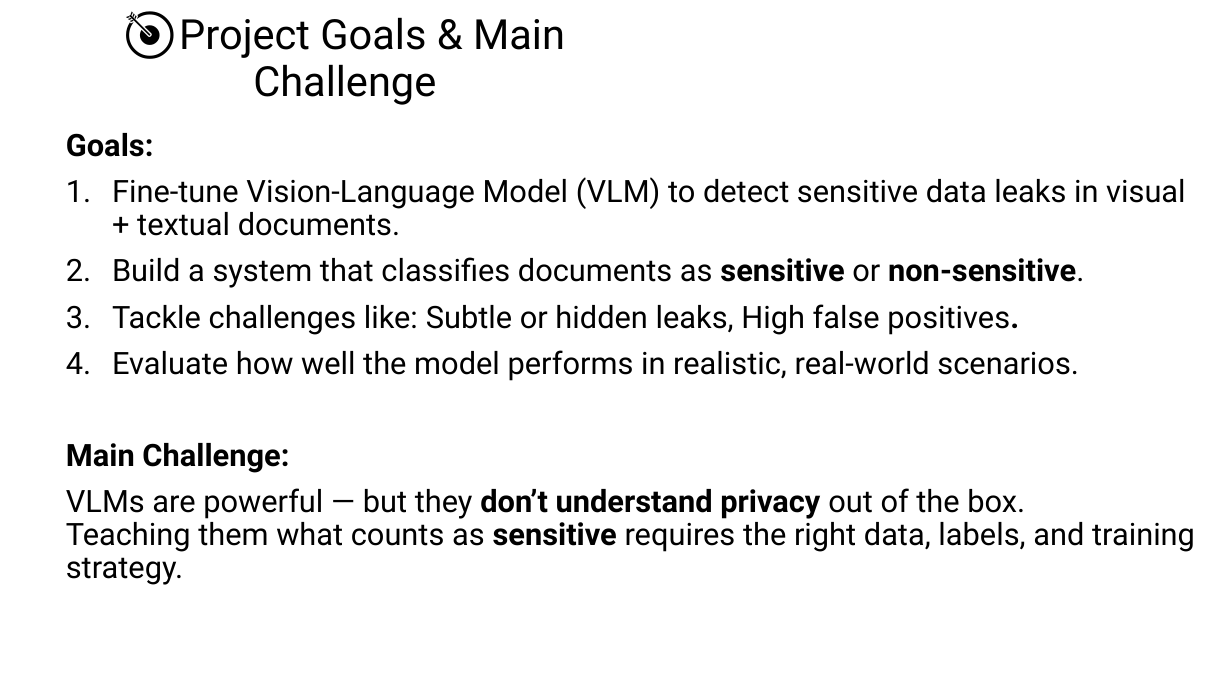
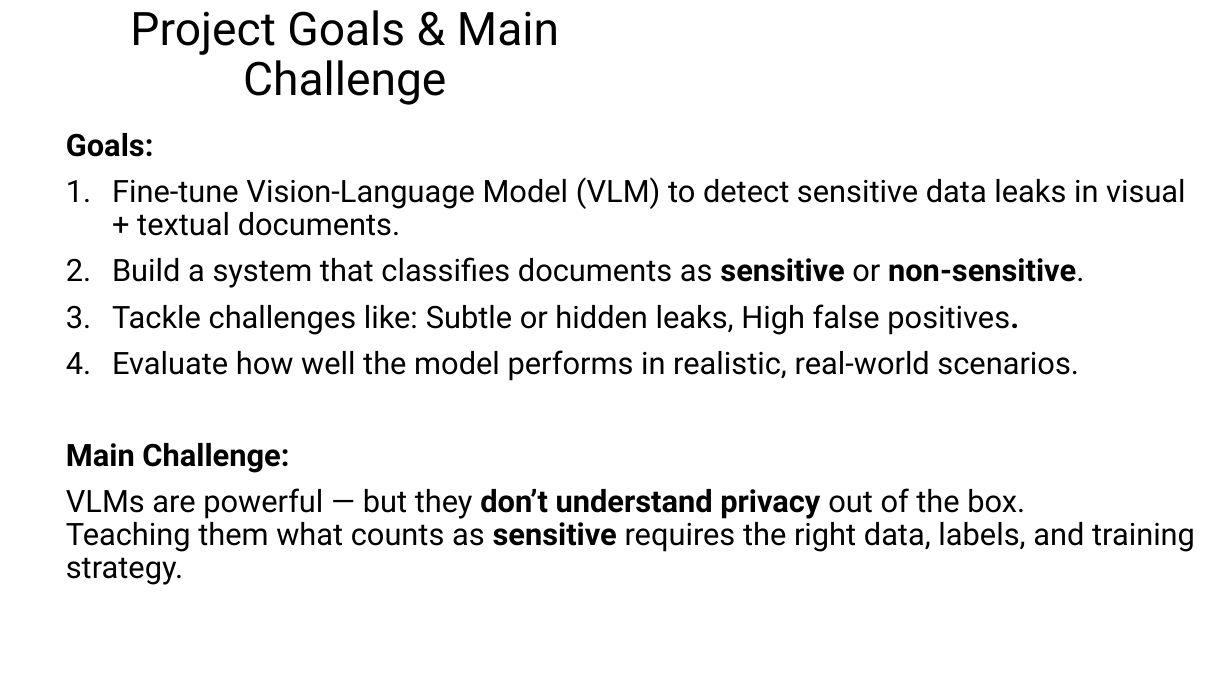
Before and after one commit to Yuval10Dahan/Final-Project-CS, a slide deck: slide 2 of Phase 2/Mid Presentation.pptx. Drawn at 1232x693 pixels with LibreOffice and Linux fonts; fonts in the diff are those of the drawing. Boxes give left, top, right and bottom in pixels: in the first picture for what was removed or moved away, otherwise in the second. Text is boxed around its words. In the diff, an @@ line names an element or a change of style, - is before the commit and + after.

```diff
--- a/Phase 2/Mid Presentation.pptx
+++ b/Phase 2/Mid Presentation.pptx
@@ title at (x1=130, y1=10, x2=559, y2=105): text changed; size 32.4 to 36 pt @@
-🎯 Project Goals & Main Challenge
+Project Goals & Main Challenge
```
Also in this commit, not shown: 9 other slides changed, 2 other files.
